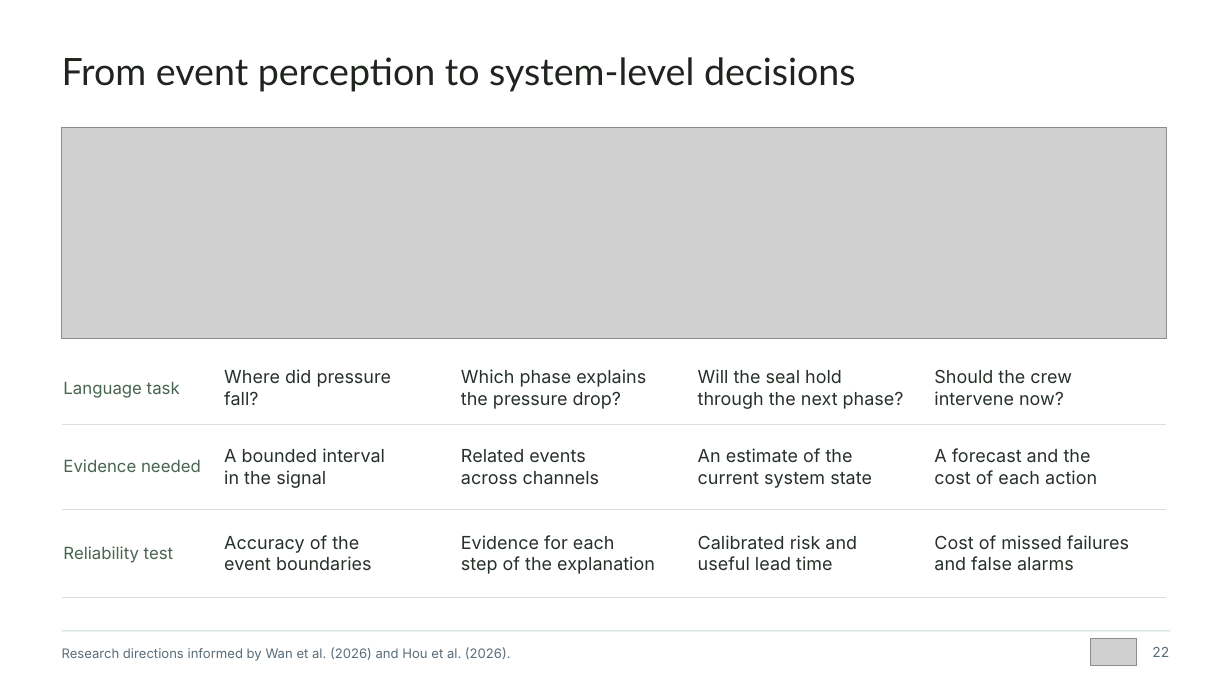
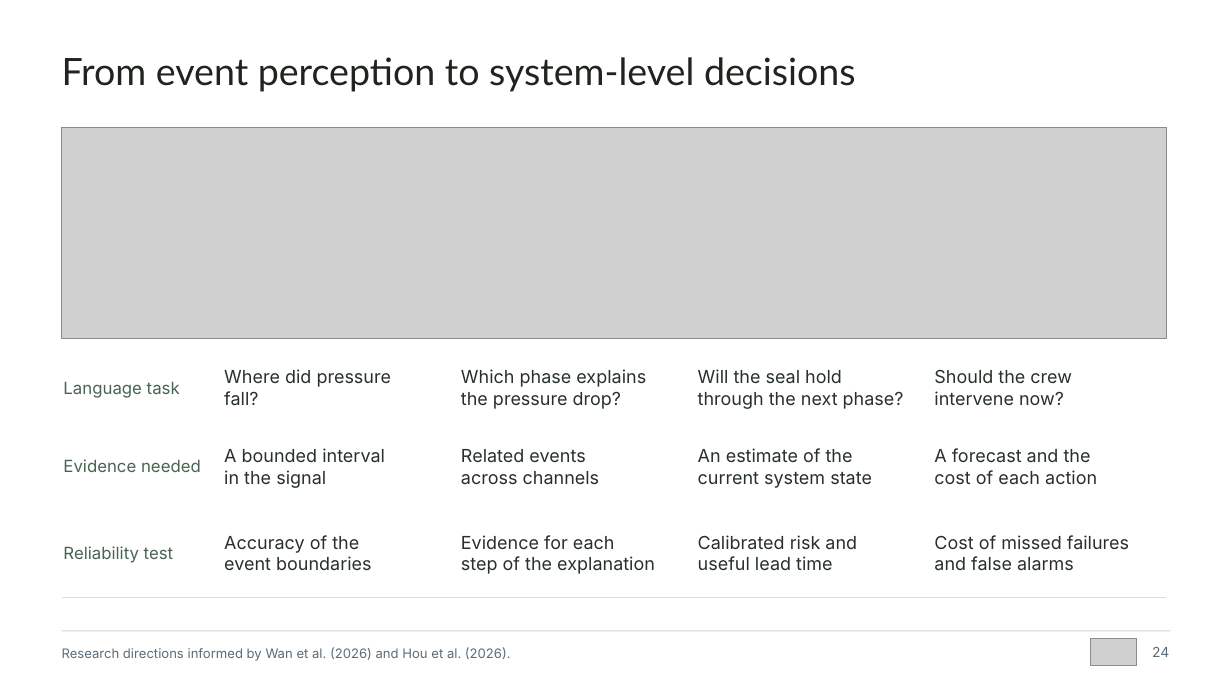
Before and after one commit to cw-wan/elegant-academic-slides-skill, a slide deck: slide 24 of examples/v0.2.0/slb-webinar-2026-11-25/SLB-Webinar-261125.pptx (slide 22 before the commit). Drawn at 1232x693 pixels with LibreOffice and Linux fonts; fonts in the diff are those of the drawing; grey boxes stand for pictures. Boxes give left, top, right and bottom in pixels: in the first picture for what was removed or moved away, otherwise in the second. Text is boxed around its words. In the diff, an @@ line names an element or a change of style, - is before the commit and + after.

```diff
--- a/examples/v0.2.0/slb-webinar-2026-11-25/SLB-Webinar-261125.pptx
+++ b/examples/v0.2.0/slb-webinar-2026-11-25/SLB-Webinar-261125.pptx
@@ table at [62,351,1167,598] @@
@@ borders changed @@
@@ text at [1152,647,1169,657]: text changed @@
-22
+24
```
Also in this commit, not shown: 18 other slides changed, 2 slides added, 14 other files.
